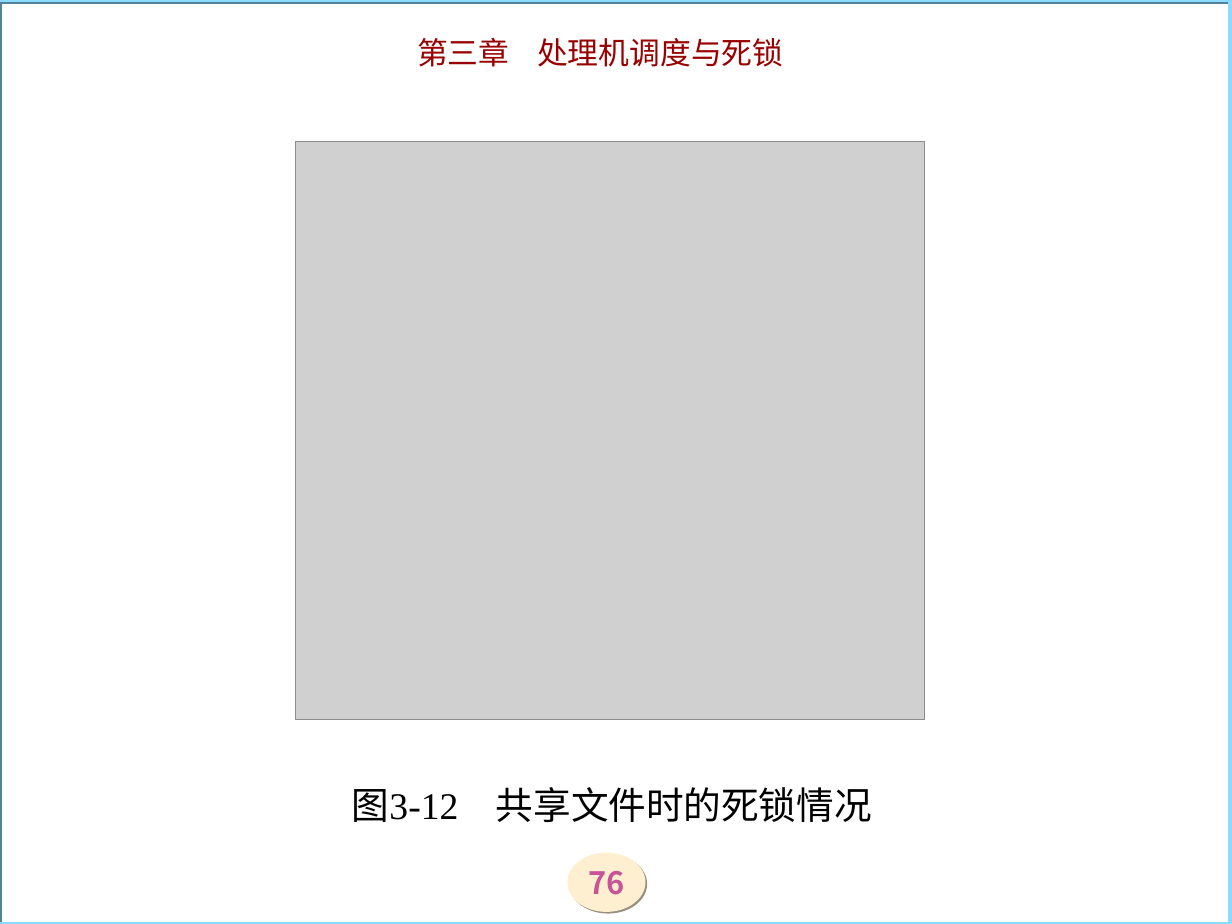
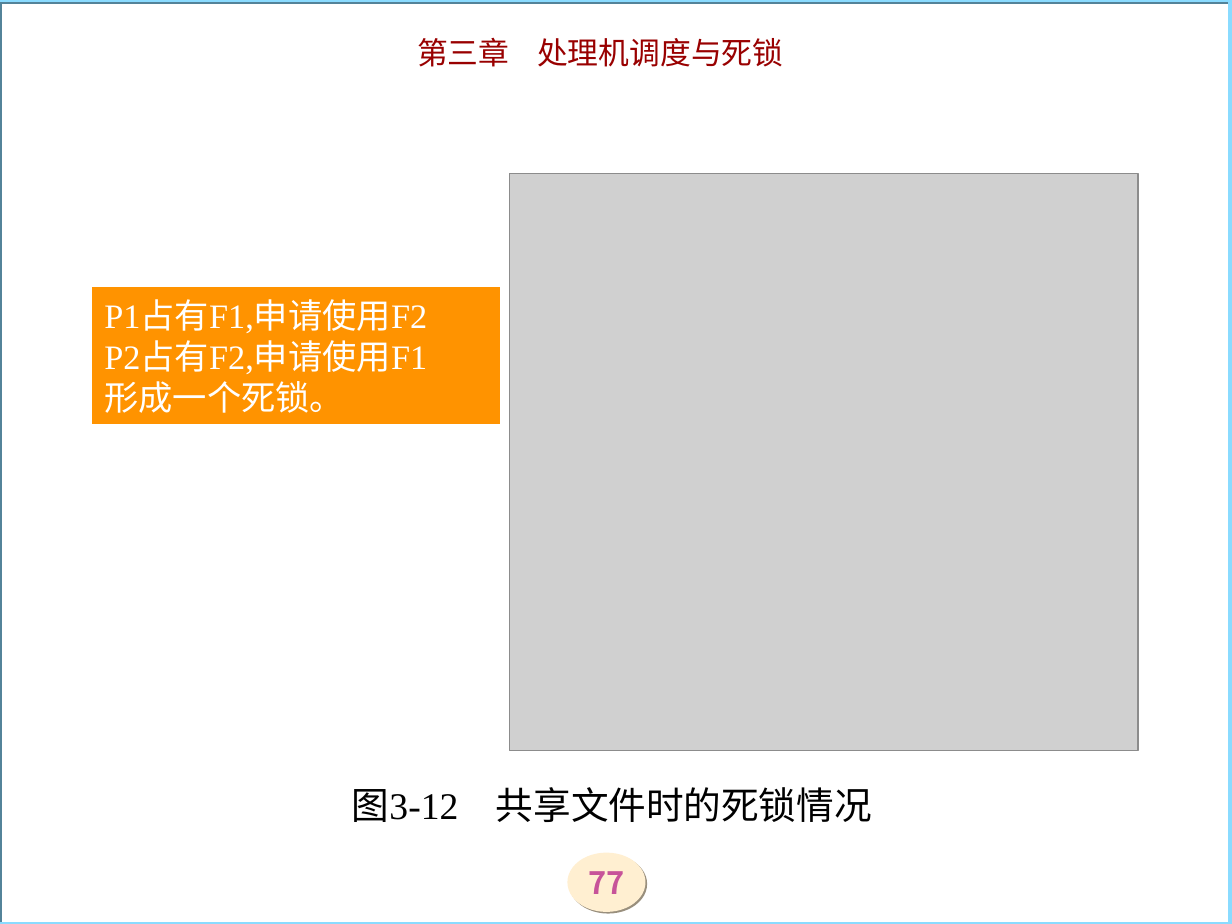
Before and after one commit to zjyesir/hmc_OS, a slide deck: slide 77 of ppt/3调度和死锁.ppt (slide 76 before the commit). Drawn at 1232x924 pixels with LibreOffice and Linux fonts; fonts in the diff are those of the drawing; grey boxes stand for pictures; background and template pictures are left out. Boxes give left, top, right and bottom in pixels: in the first picture for what was removed or moved away, otherwise in the second. Text is boxed around its words. In the diff, an @@ line names an element or a change of style, - is before the commit and + after.

```diff
--- a/ppt/3调度和死锁.ppt
+++ b/ppt/3调度和死锁.ppt
@@ picture moved from (x1=296, y1=142, x2=924, y2=719) to (x1=509, y1=174, x2=1137, y2=752) @@
@@ rectangle added at (x1=92, y1=287, x2=500, y2=423), fill #FF9300, outline #FF9300 0.74 pt, 20 pt, text #FFFFFF @@
+P1占有F1,申请使用F2
+P2占有F2,申请使用F1
+形成一个死锁。
@@ page number at (x1=588, y1=871, x2=624, y2=894): text changed @@
-76
+77
```
Also in this commit, not shown: 10 other slides changed, 2 slides added, 1 slide removed.
